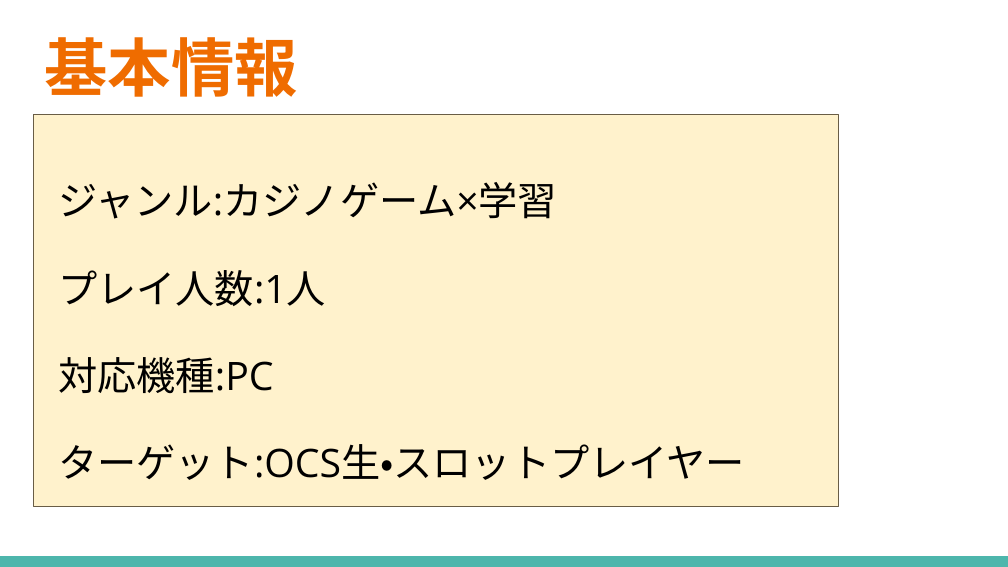
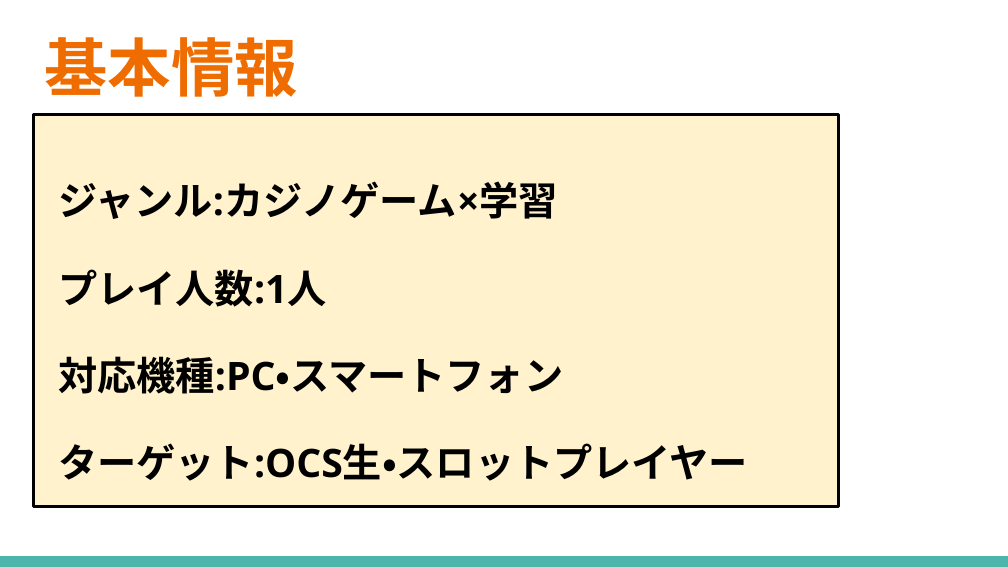
Before and after one commit to ocshasekoki/Treatiseresearch, a slide deck: slide 3 of 卒業研究企画書.pptx. Drawn at 1008x567 pixels with LibreOffice and Linux fonts; fonts in the diff are those of the drawing. Boxes give left, top, right and bottom in pixels: in the first picture for what was removed or moved away, otherwise in the second. Text is boxed around its words. In the diff, an @@ line names an element or a change of style, - is before the commit and + after.

```diff
--- a/卒業研究企画書.pptx
+++ b/卒業研究企画書.pptx
@@ rectangle at bbox=[33, 115, 839, 507]: outline #695D46 0.75 pt to #000000 2.25 pt @@
@@ text at bbox=[58, 181, 748, 481]: bold on in "ジャンル:カジノゲーム×学習", "プレイ人数:1人", "ターゲット:OCS生・スロットプレイヤー" @@
@@ text at bbox=[58, 356, 563, 394]: text changed; bold on @@
-対応機種:PC
+対応機種:PC・スマートフォン
```
Also in this commit, not shown: 5 other slides changed, 2 slides added, 1 slide removed.
